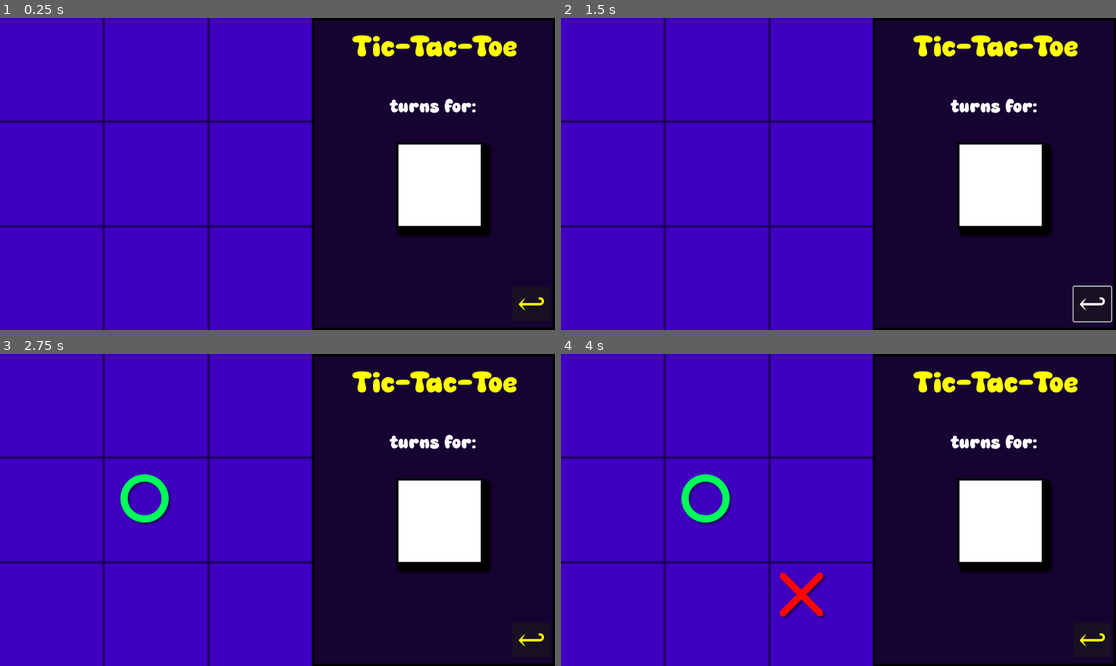
Above: before the commit, frames 1-4 (two rows, left to right).
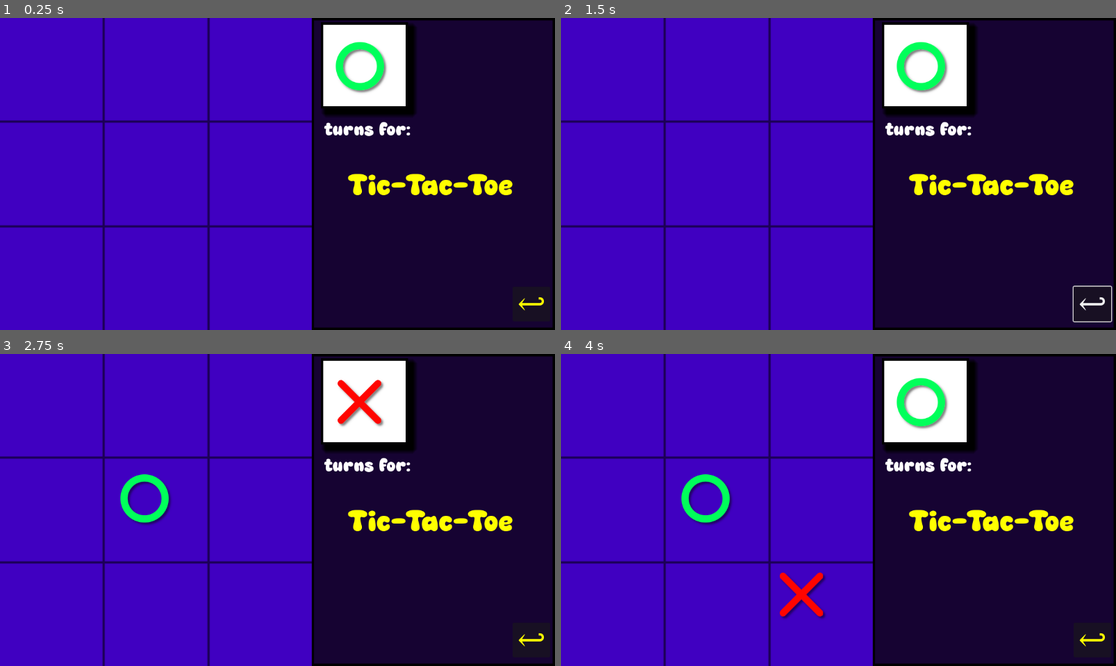
Above: after the commit, the same moments.

Repository: speed987185/Mini-Game-Hub
Game: Godot game, scene res://scenes/tic_tac_toe.tscn
The game is run twice, just before and just after one commit, with the same random seed, the same clock (stepped at 60 frames per second) and the same inputs. This scene is started directly instead of the project's main scene.
Inputs (mouse positions are in pixels of both pictures, inside the frame that each line leads up to):
- Up to frame 1 (0.25 s): no input
- Up to frame 2 (1.5 s): click "↩" at 0.5 s; tap Enter at 1.25 s; move the mouse to (960, 158) at 1.27 s; hold Right from 1.28 s (still down); tap Alt at 1.35 s; click (960, 158) at 1.42 s
- Up to frame 3 (2.75 s): tap Space (flap) at 1.52, 1.82, 2, 2.27, 2.57 s; move the mouse to (166, 525) at 2.02 s; release Right at 2.03 s; hold Down from 2.03 s (still down); tap Shift at 2.1 s; click (166, 525) at 2.17 s
- Up to frame 4 (4 s): tap Enter at 2.75 s; move the mouse to (894, 441) at 2.77 s; release Down at 2.78 s; hold Right 2.78-3.53 s; tap Alt at 2.85 s; click (894, 441) at 2.92 s; tap Space (flap) at 3.5, 3.77 s; move the mouse to (810, 572) at 3.52 s; hold Up from 3.53 s (still down); tap Shift at 3.6 s; click (810, 572) at 3.67 s

The runs differ from the first frame. In frame 1, 12% of the frame differs, in the area x 57-94%, y 1-70%; in frame 2, 12%; in frame 3, 12%; in frame 4, 12%.

Commit message:
just completed making tic tac toe but its 2 player game no ai one also added game over menu too now making button functionablee

Diff:
--- a/scenes/tic_tac_toe.tscn
+++ b/scenes/tic_tac_toe.tscn
@@ -24,6 +24,17 @@
 shadow_size = 10
 shadow_offset = Vector2(10, 10)
 
+[sub_resource type="StyleBoxFlat" id="StyleBoxFlat_8rwyb"]
+bg_color = Color(0.08627451, 0.011764706, 0.19607843, 1)
+border_width_left = 5
+border_width_top = 5
+border_width_right = 5
+border_width_bottom = 5
+corner_radius_top_left = 5
+corner_radius_top_right = 5
+corner_radius_bottom_right = 5
+corner_radius_bottom_left = 5
+
 [node name="Tic_Tac_Toe" type="Node" unique_id=1566595643]
 script = ExtResource("1_etyx0")
 circle_scene = ExtResource("2_oa36e")
@@ -33,7 +44,7 @@
 position = Vector2(324, 324)
 scale = Vector2(1.08, 1.08)
 
-[node name="SideInfo" type="Panel" parent="." unique_id=936816481]
+[node name="Side_panel" type="Panel" parent="." unique_id=936816481]
 custom_minimum_size = Vector2(300, 600)
 anchors_preset = 11
 anchor_left = 1.0
@@ -45,19 +56,19 @@
 theme_override_styles/panel = SubResource("StyleBoxFlat_oa36e")
 
 [node name="Title" type="Label" parent="." unique_id=495388028]
-offset_left = 732.0
-offset_top = 27.0
-offset_right = 1074.0
-offset_bottom = 132.0
+offset_left = 723.0
+offset_top = 315.0
+offset_right = 1065.0
+offset_bottom = 420.0
 theme_override_colors/font_color = Color(1, 1, 0, 1)
 theme_override_font_sizes/font_size = 64
 text = "Tic-Tac-Toe"
 
 [node name="PlayerLabel" type="Label" parent="." unique_id=925465312]
-offset_left = 809.0
-offset_top = 163.0
-offset_right = 990.0
-offset_bottom = 214.0
+offset_left = 673.0
+offset_top = 211.0
+offset_right = 854.0
+offset_bottom = 262.0
 theme_override_font_sizes/font_size = 40
 text = "turns for:"
 
@@ -71,8 +82,58 @@
 text = "↩"
 
 [node name="turns" type="Panel" parent="." unique_id=166960620]
-offset_left = 822.0
-offset_top = 258.0
-offset_right = 1003.0
-offset_bottom = 437.0
+offset_left = 666.0
+offset_top = 9.0
+offset_right = 847.0
+offset_bottom = 188.0
 theme_override_styles/panel = SubResource("StyleBoxFlat_bfk5e")
+
+[node name="tictactoe_game_over" type="CanvasLayer" parent="." unique_id=503119756]
+
+[node name="Panel" type="Panel" parent="tictactoe_game_over" unique_id=896446248]
+anchors_preset = 8
+anchor_left = 0.5
+anchor_top = 0.5
+anchor_right = 0.5
+anchor_bottom = 0.5
+offset_left = -221.0
+offset_top = -157.0
+offset_right = 221.0
+offset_bottom = 157.0
+grow_horizontal = 2
+grow_vertical = 2
+theme_override_styles/panel = SubResource("StyleBoxFlat_8rwyb")
+
+[node name="ResultLabel" type="Label" parent="tictactoe_game_over" unique_id=1470588931]
+offset_left = 489.0
+offset_top = 290.0
+offset_right = 658.0
+offset_bottom = 322.0
+theme_override_font_sizes/font_size = 30
+text = "Player 0 win"
+
+[node name="Reset" type="Button" parent="tictactoe_game_over" unique_id=631908178]
+offset_left = 449.0
+offset_top = 343.0
+offset_right = 535.0
+offset_bottom = 393.0
+text = "Play Again"
+
+[node name="home" type="Button" parent="tictactoe_game_over" unique_id=65382493]
+offset_left = 603.0
+offset_top = 343.0
+offset_right = 689.0
+offset_bottom = 393.0
+text = "Home"
+
+[node name="title" type="Label" parent="tictactoe_game_over" unique_id=1470799205]
+anchors_preset = 5
+anchor_left = 0.5
+anchor_right = 0.5
+offset_left = -122.5
+offset_top = 185.0
+offset_right = 122.5
+offset_bottom = 266.0
+grow_horizontal = 2
+theme_override_font_sizes/font_size = 60
+text = "Game Over!"
--- /dev/null
+++ b/scenes/tictactoe_game_over.tscn
@@ -0,0 +1,62 @@
+[gd_scene format=3 uid="uid://7c7fh6mo77j2"]
+
+[sub_resource type="StyleBoxFlat" id="StyleBoxFlat_8rwyb"]
+bg_color = Color(0.08627451, 0.011764706, 0.19607843, 1)
+border_width_left = 5
+border_width_top = 5
+border_width_right = 5
+border_width_bottom = 5
+corner_radius_top_left = 5
+corner_radius_top_right = 5
+corner_radius_bottom_right = 5
+corner_radius_bottom_left = 5
+
+[node name="tictactoe_game_over" type="CanvasLayer" unique_id=503119756]
+
+[node name="Panel" type="Panel" parent="." unique_id=896446248]
+anchors_preset = 8
+anchor_left = 0.5
+anchor_top = 0.5
+anchor_right = 0.5
+anchor_bottom = 0.5
+offset_left = -221.0
+offset_top = -157.0
+offset_right = 221.0
+offset_bottom = 157.0
+grow_horizontal = 2
+grow_vertical = 2
+theme_override_styles/panel = SubResource("StyleBoxFlat_8rwyb")
+
+[node name="ResultLabel" type="Label" parent="." unique_id=1470588931]
+offset_left = 489.0
+offset_top = 290.0
+offset_right = 658.0
+offset_bottom = 322.0
+theme_override_font_sizes/font_size = 30
+text = "Player 0 win"
+
+[node name="Reset" type="Button" parent="." unique_id=631908178]
+offset_left = 449.0
+offset_top = 343.0
+offset_right = 535.0
+offset_bottom = 393.0
+text = "Play Again"
+
+[node name="home" type="Button" parent="." unique_id=65382493]
+offset_left = 603.0
+offset_top = 343.0
+offset_right = 689.0
+offset_bottom = 393.0
+text = "Home"
+
+[node name="title" type="Label" parent="." unique_id=1470799205]
+anchors_preset = 5
+anchor_left = 0.5
+anchor_right = 0.5
+offset_left = -122.5
+offset_top = 185.0
+offset_right = 122.5
+offset_bottom = 266.0
+grow_horizontal = 2
+theme_override_font_sizes/font_size = 60
+text = "Game Over!"
--- a/scripts/tic_tac_toe.gd
+++ b/scripts/tic_tac_toe.gd
@@ -3,49 +3,115 @@
 @export var circle_scene : PackedScene
 @export var cross_scene : PackedScene
 
-var player : int
-var grid_data : Array
-var grid_pos : Vector2i
+var player : int = 1
+var temp_marker : Node
+var player_panel_pos : Vector2i
+var grid_data : Array = [[0,0,0], [0,0,0], [0,0,0]]
 var board_size : int
-var cell_size: int
+var cell_size : int
 
-
+@onready var game_over_panel = $tictactoe_game_over
+@onready var result_label = $tictactoe_game_over/ResultLabel
 
 func _ready() -> void:
 	DisplayServer.window_set_size(Vector2i(900, 600))
 	board_size = $Board.texture.get_width()
 	cell_size = board_size / 3
+	player_panel_pos = $Side_panel.get_position() as Vector2i
+
 	new_game()
 
-func _process(delta: float) -> void:
-	pass
 
 func _input(event):
-	if event is InputEventMouseButton:
-		if event.button_index == MOUSE_BUTTON_LEFT and event.pressed:
-			if event.position.x < board_size:
-				grid_pos = Vector2i(event.position / cell_size)
-				if grid_data[grid_pos.y][grid_pos.x]  == 0:
+	if event is InputEventMouseButton and event.button_index == MOUSE_BUTTON_LEFT and event.pressed:
+		if event.position.x < board_size and event.position.y < board_size:
+			var grid_pos = Vector2i(event.position / cell_size)
+
+			if grid_pos.x < 3 and grid_pos.y < 3:
+				if grid_data[grid_pos.y][grid_pos.x] == 0:
+					# marker
 					grid_data[grid_pos.y][grid_pos.x] = player
-					create_marker(player, grid_pos * cell_size + Vector2i(cell_size/ 2 , cell_size/2))
+					create_marker(player, grid_pos * cell_size + Vector2i(cell_size/2, cell_size/2))
 
+					# win check
+					var win_result = check_win()
+					if win_result != 0:
+						show_game_over(win_result)
+						return
+
+					# Switch player
 					player *= -1
-					print(grid_data)
 
-func new_game():
+					# Update cross or circle
+					if temp_marker:
+						temp_marker.queue_free()
+					create_marker(player, player_panel_pos + Vector2i(cell_size/2, cell_size/2), true)
+
+
+func new_game() -> void:
 	player = 1
 	grid_data = [
-		[0,0,0],
-		[0,0,0],
-		[0,0,0]
-		]
+		[0, 0, 0],
+		[0, 0, 0],
+		[0, 0, 0]
+	]
 
-func create_marker(player, position):
+	if temp_marker:
+		temp_marker.queue_free()
+
+	create_marker(player, player_panel_pos + Vector2i(cell_size/2, cell_size/2), true)
+	game_over_panel.hide()
+
+
+func create_marker(player: int, position: Vector2i, temp: bool = false) -> void:
+	if temp_marker and temp:
+		temp_marker.queue_free()
+
 	if player == 1:
 		var circle = circle_scene.instantiate()
 		circle.position = position
 		add_child(circle)
+		if temp:
+			temp_marker = circle
 	else:
 		var cross = cross_scene.instantiate()
 		cross.position = position
 		add_child(cross)
+		if temp:
+			temp_marker = cross
+
+
+func check_win() -> int:
+	for i in 3:
+		# Row
+		var row_sum = grid_data[i][0] + grid_data[i][1] + grid_data[i][2]
+		# Column
+		var col_sum = grid_data[0][i] + grid_data[1][i] + grid_data[2][i]
+
+		if row_sum == 3 or col_sum == 3:
+			return 1
+		elif row_sum == -3 or col_sum == -3:
+			return -1
+
+	# Diagonals
+	var diagonal1 = grid_data[0][0] + grid_data[1][1] + grid_data[2][2]
+	var diagonal2 = grid_data[0][2] + grid_data[1][1] + grid_data[2][0]
+
+	if diagonal1 == 3 or diagonal2 == 3:
+		return 1
+	elif diagonal1 == -3 or diagonal2 == -3:
+		return -1
+
+	return 0
+
+
+func show_game_over(winner: int) -> void:
+	get_tree().paused = true
+	game_over_panel.show()
+
+	if winner == 1:
+		result_label.text = "Player 1 Wins!"
+	elif winner == -1:
+		result_label.text = "Player 2 Wins!"
+	else:
+		result_label.text = "It's a Draw!"
